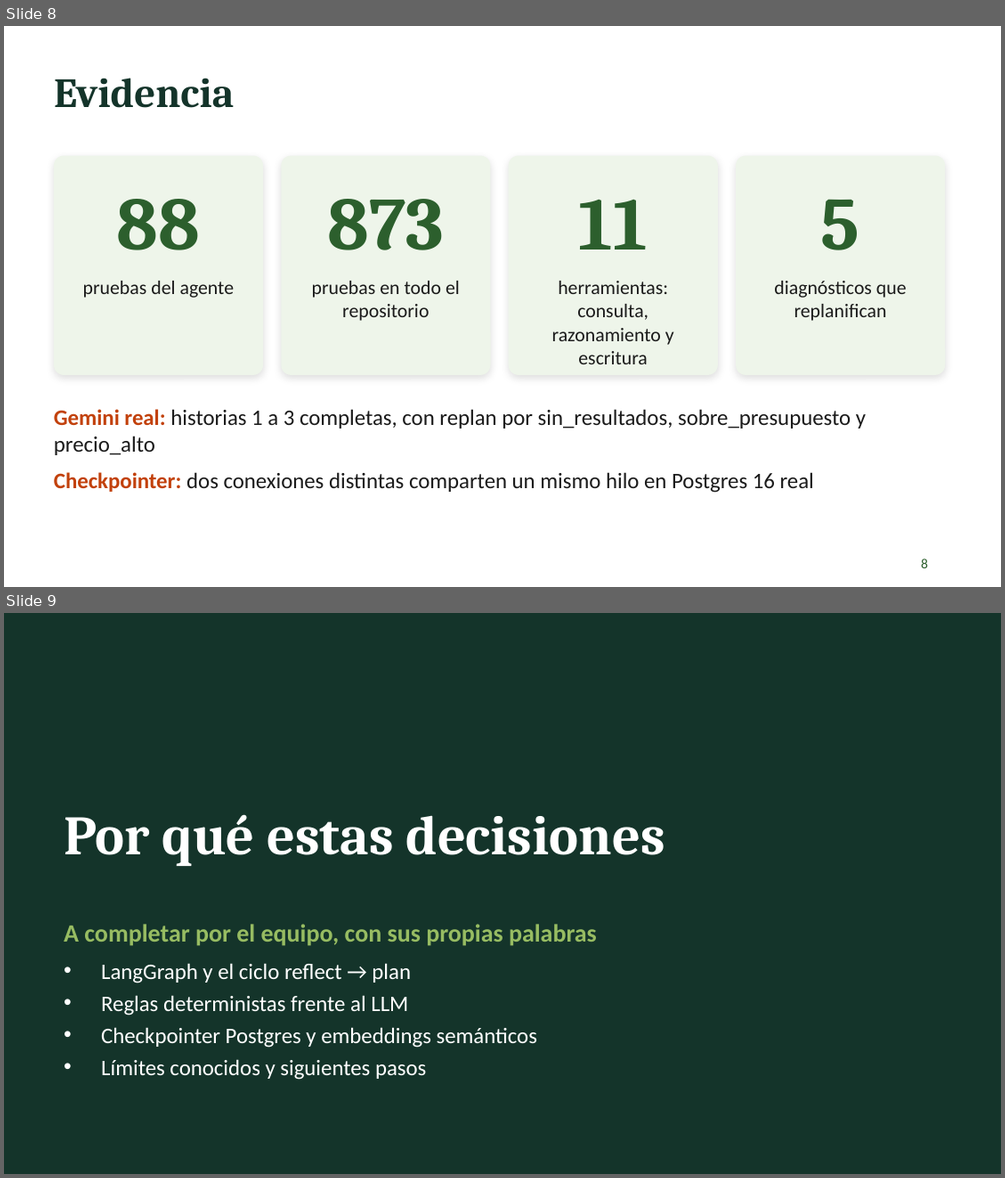
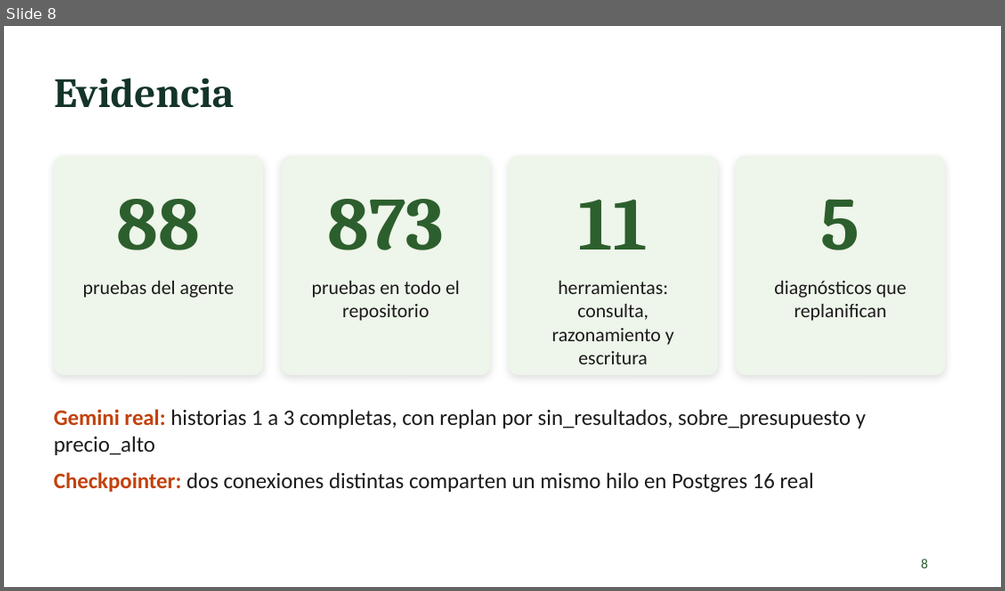
Before and after one commit to niKo-ing/PROYECTOENGINEER-AI, a slide deck: docs/agente/Presentacion_EP2_Agente_TodoBarato.pptx. Shown one above the other, each under a label of ours: slides 8 and 9 before the commit, slide 8 after it. The pictures are 1005x1178 and 1005x591 pixels, drawn with LibreOffice and Linux fonts; fonts in the diff are those of the drawing. Boxes give left, top, right and bottom in pixels: in the first picture for what was removed or moved away, otherwise in the second. Text is boxed around its words. In the diff, an @@ line names an element or a change of style, - is before the commit and + after.

```diff
--- a/docs/agente/Presentacion_EP2_Agente_TodoBarato.pptx
+++ b/docs/agente/Presentacion_EP2_Agente_TodoBarato.pptx
@@ slide 9 removed at bbox=[4, 613, 1001, 1174], background #14342A @@
@@ title removed at bbox=[64, 814, 665, 866] @@
-Por qué estas decisiones
@@ text removed at bbox=[64, 924, 597, 946] @@
-A completar por el equipo, con sus propias palabras
@@ text removed at bbox=[101, 963, 537, 1079] @@
-• LangGraph y el ciclo reflect → plan
-• Reglas deterministas frente al LLM
-• Checkpointer Postgres y embeddings semánticos
-• Límites conocidos y siguientes pasos
```
Also in this commit, not shown: 1 slide changed, 1 slide added, 3 other files.
